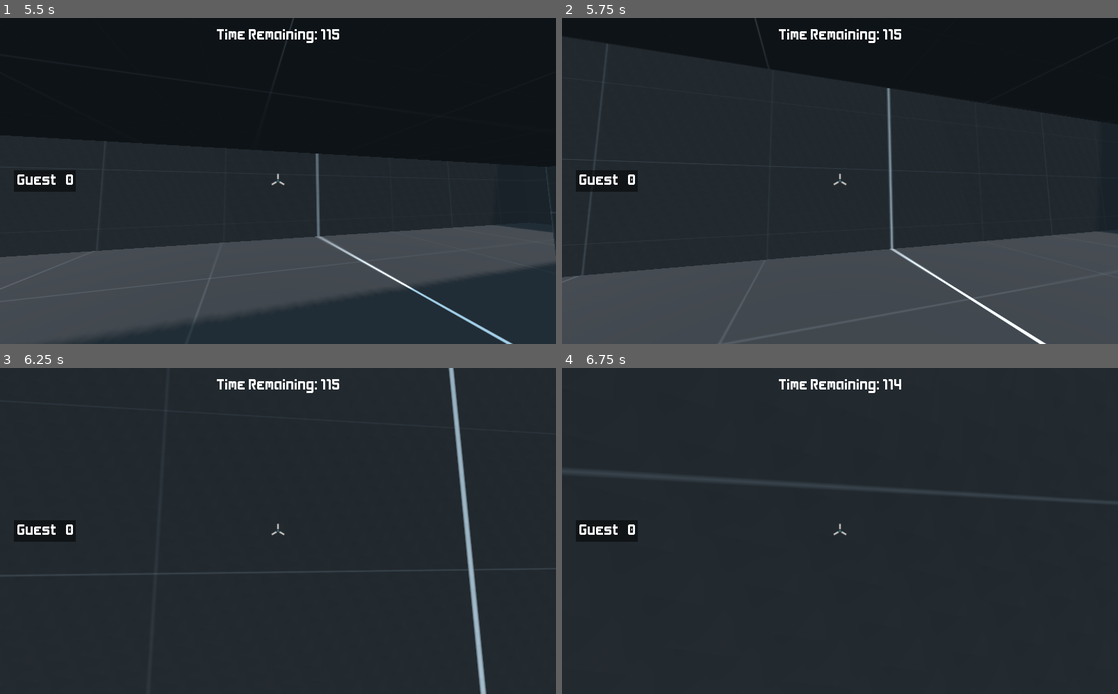
Above: before the commit, frames 1-4 (two rows, left to right).
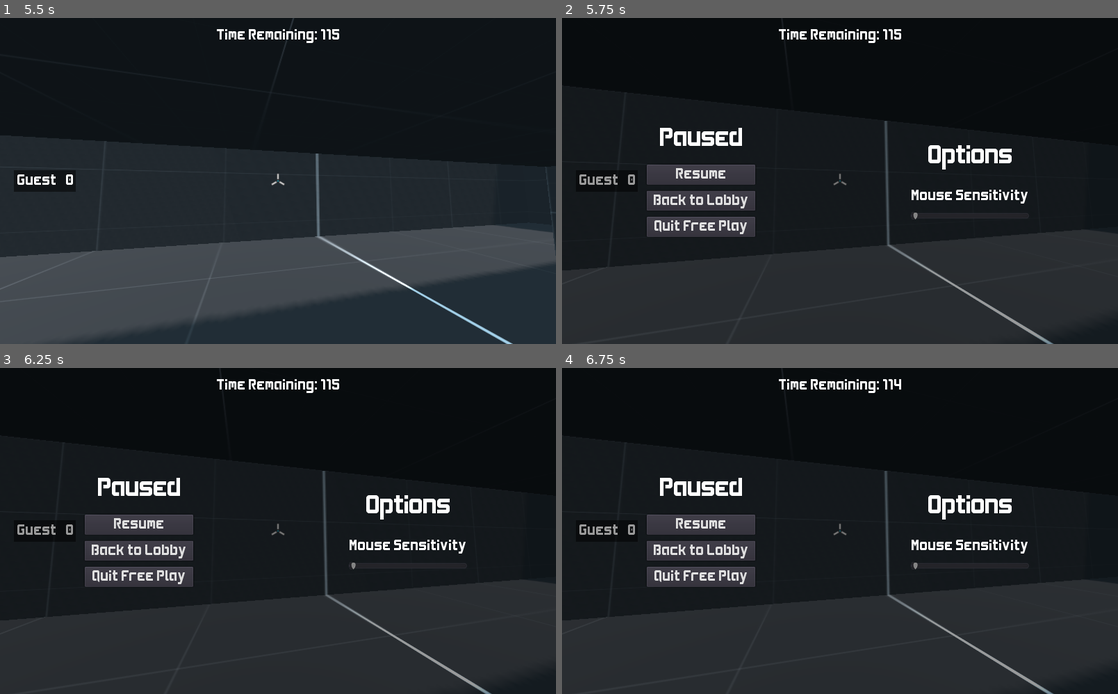
Above: after the commit, the same moments.

Repository: kdreese/godot-3D-shooter-project
Game: Godot game, scene res://src/states/Menu.tscn
Two runs of this game, one before a commit and one after it. Both use one fixed random seed, a clock stepped at 60 frames per second and the inputs below.
Inputs (mouse positions are in pixels of both pictures, inside the frame that each line leads up to):
- Up to frame 1 (5.5 s): click "Host" at 0.5 s; click "Free Play" at 1.25 s; tap Enter at 2 s; move the mouse to (305, 181) at 2.02 s; press the mouse at (305, 181) at 2.03 s; hold W (move_forwards) from 2.03 s (still down); tap Space (jump) at 2.27, 3.02, 4.52, 5.27 s; move the mouse to (250, 181) at 2.77 s; release the mouse at (250, 181) at 2.78 s; click (250, 181) at 2.85 s; move the mouse to (289, 174) at 3.52 s; press the mouse at (289, 174) at 3.53 s; move the mouse to (272, 187) at 4.27 s; release the mouse at (272, 187) at 4.28 s; click (272, 187) at 4.35 s; move the mouse to (316, 184) at 5.02 s; press the mouse at (316, 184) at 5.03 s
- Up to frame 2 (5.75 s): keep holding W (move_forwards); tap Escape (ui_cancel) at 5.65 s
- Up to frame 3 (6.25 s): keep holding W (move_forwards); move the mouse to (233, 527) at 5.77 s; release the mouse at (233, 527) at 5.78 s; click (233, 527) at 5.85 s; tap Space (jump) at 6.02 s
- Up to frame 4 (6.75 s): keep holding W (move_forwards); move the mouse to (845, 531) at 6.52 s; press the mouse at (845, 531) at 6.53 s

Frame 1 is identical in both runs. In frame 2, 43% of the frame differs, in the area x 0-100%, y 0-100%; in frame 3, 35%; in frame 4, 36%.
Error before the commit: Parse Error: Expected end of statement ("var"), got ':' instead. (res://src/states/PauseMenu.gd:5)

Commit message:
Add max players argument + address comments

Diff:
--- a/src/autoload/Global.gd
+++ b/src/autoload/Global.gd
@@ -7,7 +7,8 @@
 	"name": "Guest",
 	"address": "localhost",
 	"port": 8380,
-	"mouse_sensitivity": 0.5
+	"mouse_sensitivity": 0.5,
+	"max_players": 8,
 }
 
 var config := DEFAULT_CONFIG.duplicate(true)
@@ -55,6 +56,8 @@
 			var new_value = new_config[key]
 			if key == "port":
 				new_value = int(clamp(new_value, 0, 65535))
+			elif key == "max_players":
+				new_value = int(clamp(new_value, 2, 8))
 			config[key] = new_value
 
 
--- a/src/autoload/Multiplayer.gd
+++ b/src/autoload/Multiplayer.gd
@@ -62,7 +62,22 @@
 				get_tree().quit(1)
 				return
 			Global.config.port = new_port
-			break
+		elif args[i] == "--max-players":
+			if i == args.size() - 1:
+				print("Error, please specify a max player number after --max-players")
+				get_tree().quit(1)
+				return
+			var max_players_arg := args[i + 1]
+			if not max_players_arg.is_valid_integer():
+				print("Error, \"%s\" is not a valid integer" % max_players_arg)
+				get_tree().quit(1)
+				return
+			var new_max_players := int(max_players_arg)
+			if new_max_players < 2 or new_max_players > 8:
+				print("Error, max_players must be between 2 and 8, found %d" % new_max_players)
+				get_tree().quit(1)
+				return
+			Global.config.max_players = new_max_players
 	var error := host_server()
 	if error:
 		print("Error, unable to host a server")
@@ -75,7 +90,7 @@
 # Attempts to create a server and sets the network peer if successful
 func host_server() -> int:
 	var peer := NetworkedMultiplayerENet.new()
-	var error := peer.create_server(Global.config.port, 4)
+	var error := peer.create_server(Global.config.port, Global.config.max_players)
 	if not error:
 		get_tree().set_network_peer(peer)
 	return error
--- a/src/states/Lobby.gd
+++ b/src/states/Lobby.gd
@@ -47,13 +47,13 @@
 		server_name.text = Multiplayer.player_info[1].name + "'s Server"
 	if get_tree().is_network_server():
 		Multiplayer.player_latency[1] = 0
+	if not Multiplayer.dedicated_server:
+		generate_button_grid()
 	sync_mode(Multiplayer.game_mode)
 	# If colors are already selected (like if a match just ended) preserve them.
 	for player_id in Multiplayer.player_info.keys():
 		if "team_id" in Multiplayer.player_info[player_id]:
 			chosen_colors[player_id] = Multiplayer.player_info[player_id].team_id
-	if not Multiplayer.dedicated_server:
-		generate_button_grid()
 	update_table()
 	update_buttons()
 	var error = Multiplayer.connect("latency_updated", self, "on_latency_update")
--- a/src/states/PauseMenu.gd
+++ b/src/states/PauseMenu.gd
@@ -2,7 +2,7 @@
 
 
 onready var disconnect_button: Button = $"%DisconnectButton"
-onready var mouse_sens_slider: HSlider := $"%MouseSensSlider"
+onready var mouse_sens_slider: HSlider = $"%MouseSensSlider"
 onready var back_to_lobby_button: Button = $"%BackToLobbyButton"
 
 
